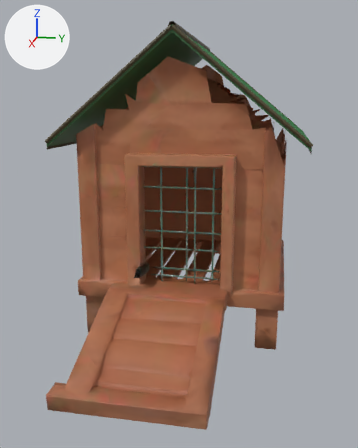
A saved change to the glTF model public/models/farm/coop.glb.
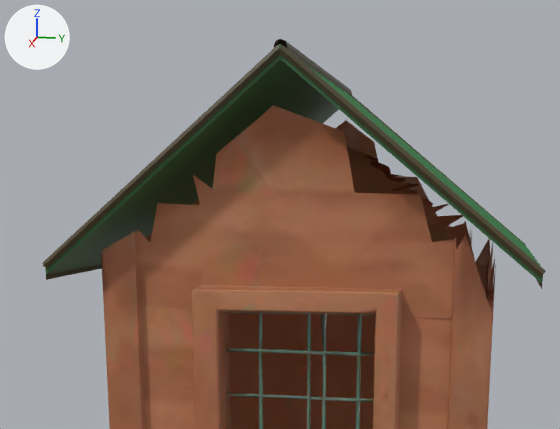
Old and new are each drawn whole from a camera (50 mm lens) standing at (4.18, 0.82, 2.03) and looking at (0.08, -0.01, 1.01) and again close up on the part from 6% to 90% of the width and 0% to 51% of the height. The axes (+X, +Y, +Z) are drawn at upper left. The lights are the same throughout. The last two pictures show the newer version. Where no turn or scale is listed for an object, it has been applied to the vertices. Vertices at exactly the same position are counted once.

The scene before the commit, as lines of its bpy script (objects in view):
```python
me_coop_mesh = bpy.data.meshes.new('coop-mesh')
me_coop_mesh.from_pydata(...)  # 3521 vertices, 5944 faces; spans x -1.5..1.5, y -1.06..1.06, z -1.31..1.31
me_coop_mesh.materials.append(mat_coop_surface)
ob_coopbody = bpy.data.objects.new('CoopBody', me_coop_mesh)
ob_coopbody.location = (0.0, 0.0, 1.307)
```
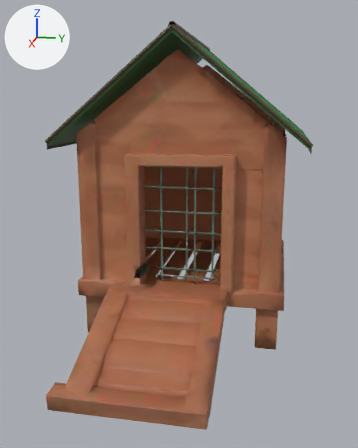
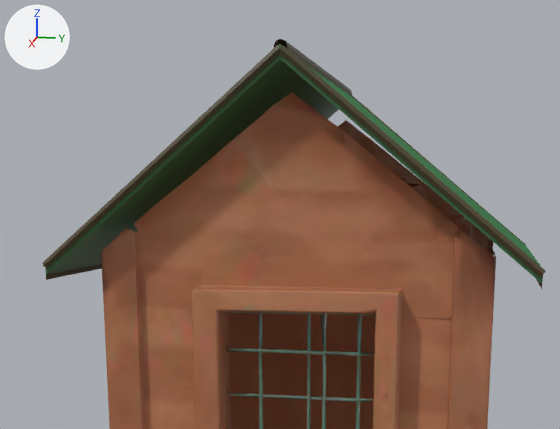
Edits to the bpy script that builds the scene:
```text
Change me_coop_mesh:
    used by ob_coopbody; location = (0.0, 0.0, 1.307)
    remove me_coop_mesh.from_pydata(...)  # 3521 vertices, 5944 faces; spans x -1.5..1.5, y -1.06..1.06, z -1.31..1.31
    add me_coop_mesh.from_pydata(...)  # 3581 vertices, 6049 faces; spans x -1.5..1.5, y -1.06..1.06, z -1.31..1.31
    me_coop_mesh part 1
    60 vertices are added at x -1.36..0.27, y -0.84..0.87, z 0.42..1.12
    105 new faces join them
```

Boxes (x1, y1, x2, y2) around the edits, measured in the close-ups (560 x 429 px):
part 1 of me_coop_mesh, added
    after: (101, 92, 496, 313)
